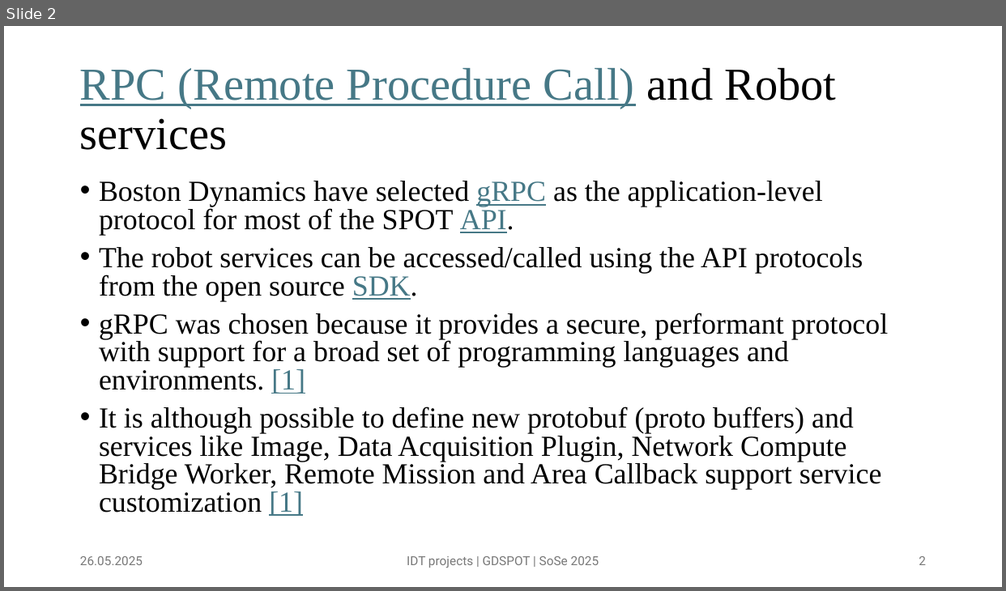
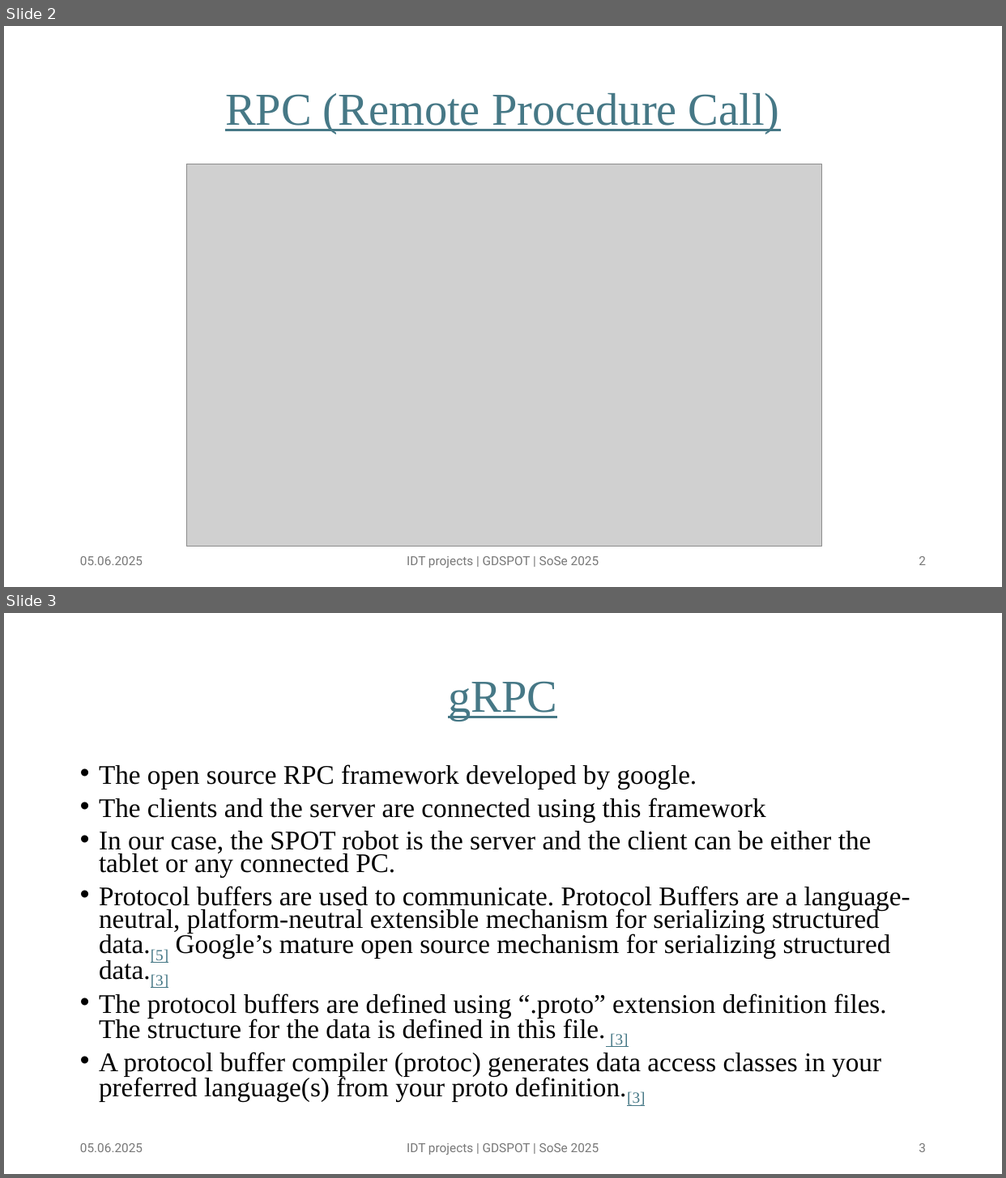
Before and after one commit to abhishekdilippatil/spot-sdk, a slide deck: presentations/SPOT presentation 02.pptx. Shown one above the other, each under a label of ours: slide 2 before the commit, slides 2 and 3 after it. The pictures are 1006x591 and 1006x1178 pixels, drawn with LibreOffice and Linux fonts; fonts in the diff are those of the drawing; grey boxes stand for pictures. Boxes give left, top, right and bottom in pixels: in the first picture for what was removed or moved away, otherwise in the second. Text is boxed around its words. In the diff, an @@ line names an element or a change of style, - is before the commit and + after.

```diff
--- a/presentations/SPOT presentation 02.pptx
+++ b/presentations/SPOT presentation 02.pptx
@@ slide 3 added at (4,613,1002,1174), background #FFFFFF @@
@@ title added at (448,681,557,721), 44 pt, text #467886, underline @@
+gRPC
@@ text added at (99,764,910,1106), 25.9 pt, text #000000 @@
+• The open source RPC framework developed by google.
+• The clients and the server are connected using this framework
+• In our case, the SPOT robot is the server and the client can be either the tablet or any connected PC.
+• Protocol buffers are used to communicate. Protocol Buffers are a language-neutral, platform-neutral extensible mechanism for serializing structured data.[5] Google’s mature open source mechanism for serializing structured data.[3]
+• The protocol buffers are defined using “.proto” extension definition files. The structure for the data is defined in this file. [3]
+• A protocol buffer compiler (protoc) generates data access classes in your preferred language(s) from your proto definition.[3]
@@ text added at (80,1144,143,1152), 12 pt, text #797979 @@
+05.06.2025
@@ text added at (407,1144,599,1155), 12 pt, text #797979 @@
+IDT projects | GDSPOT | SoSe 2025
@@ page number added at (918,1144,926,1152), 12 pt, text #797979 @@
+3
@@ slide 2 changed as well @@
@@ title at (225,93,780,134): text changed @@
-RPC (Remote Procedure Call) and Robot services
+RPC (Remote Procedure Call)
@@ picture added at (187,165,821,546) @@
@@ text removed at (99,181,889,516) @@
-• Boston Dynamics have selected gRPC as the application-level protocol for most of the SPOT API.
-• The robot services can be accessed/called using the API protocols from the open source SDK.
-• gRPC was chosen because it provides a secure, performant protocol with support for a broad set of programming languages and environments. [1]
-• It is although possible to define new protobuf (proto buffers) and services like Image, Data Acquisition Plugin, Network Compute Bridge Worker, Remote Mission and Area Callback support service customization [1]
@@ text at (80,557,143,565): text changed @@
-26.05.2025
+05.06.2025
```
Also in this commit, not shown: 3 other slides changed, 5 other slides added, 3 other files.
